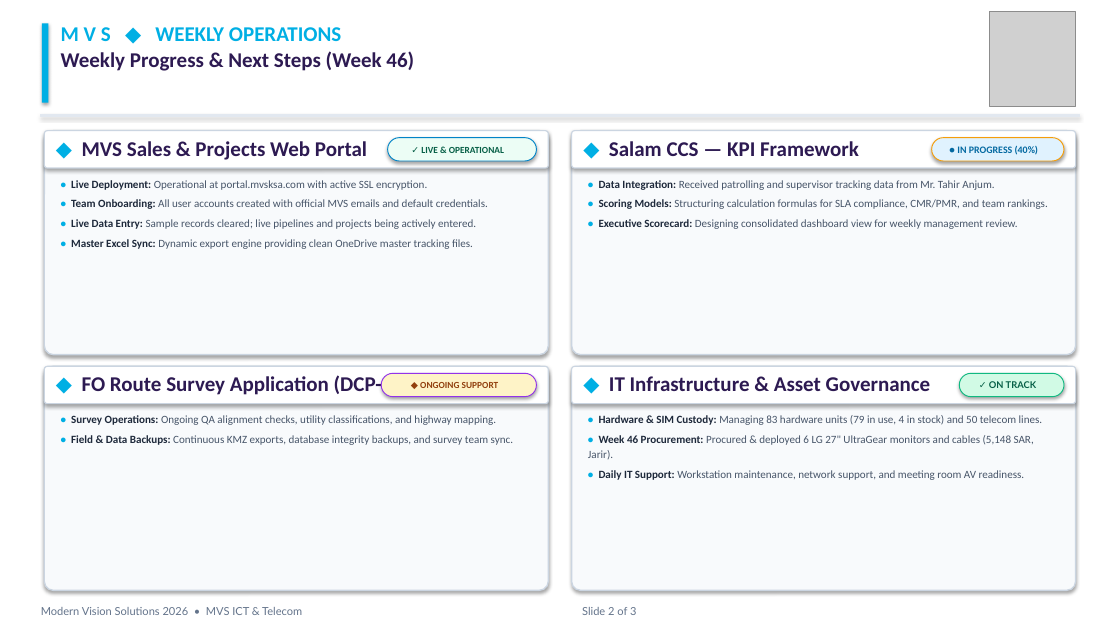
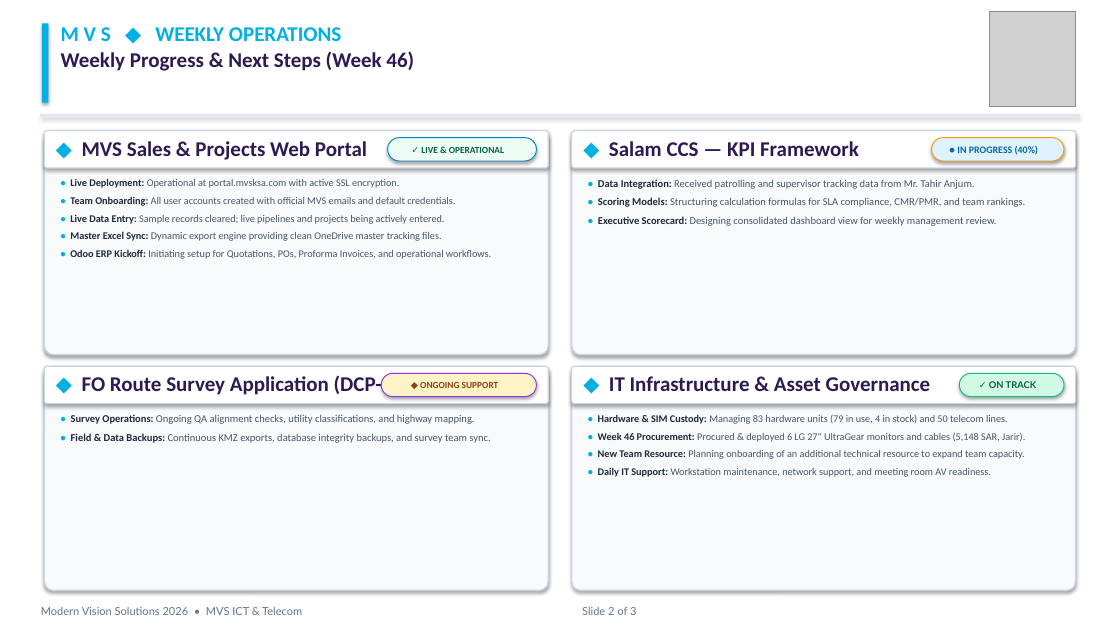
Before and after one commit to danishakbarofficial-create/mvs-portal, a slide deck: slide 2 of Presentation/MVS Weekly Tasks and IT Assets Presentation Week 46.pptx. Drawn at 1120x630 pixels with LibreOffice and Linux fonts; fonts in the diff are those of the drawing; grey boxes stand for pictures. Boxes give left, top, right and bottom in pixels: in the first picture for what was removed or moved away, otherwise in the second. Text is boxed around its words. In the diff, an @@ line names an element or a change of style, - is before the commit and + after.

Commit message:
Update Week 46 presentation: add Odoo ERP kickoff and new IT resource onboarding points

```diff
--- a/Presentation/MVS Weekly Tasks and IT Assets Presentation Week 46.pptx
+++ b/Presentation/MVS Weekly Tasks and IT Assets Presentation Week 46.pptx
@@ text at [70, 178, 455, 241]: size 9.5 to 8.8 pt in "• Live Deployment: Operational at portal.mvsksa.com with ...", "• Team Onboarding: All user accounts created ...", "• Live Data Entry: Sample records cleared; ...", "• Master Excel Sync: Dynamic export engine ..."; line spacing 1.15 to 1.14; less space between paragraphs @@
@@ text "• Data Integration: Received patrolling ..." at [598, 179, 1025, 226]: size 9.5 to 9 pt; line spacing 1.15 to 1.14 @@
@@ text at [70, 250, 491, 259]: paragraph added @@
+• Odoo ERP Kickoff: Initiating setup for Quotations, POs, Proforma Invoices, and operational workflows.
@@ text "• Survey Operations: Ongoing QA ..." at [71, 414, 490, 443]: size 9.5 to 9 pt; line spacing 1.15 to 1.14 @@
@@ text at [598, 415, 1025, 477]: size 9.5 to 8.8 pt in "• Hardware & SIM Custody: Managing 83 ...", "• Week 46 Procurement: Procured & deployed ...", "• Daily IT Support: Workstation maintenance, network ..."; line spacing 1.15 to 1.14; less space between paragraphs @@
@@ text at [598, 450, 1025, 459]: paragraph added @@
+• New Team Resource: Planning onboarding of an additional technical resource to expand team capacity.
```
Also in this commit, not shown: 3 other files.
